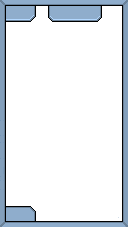
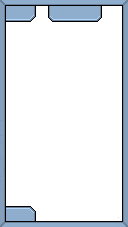
Layered file, before and after one edit (128×227). Changes by layer:
painted on "Score" over [6, 208, 34, 213]
